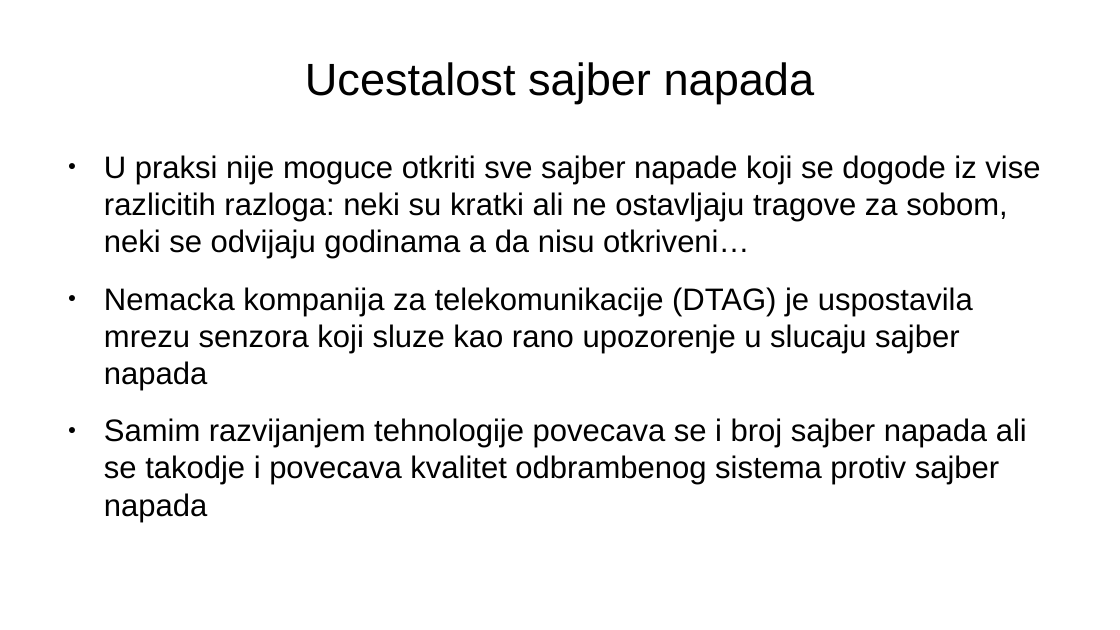
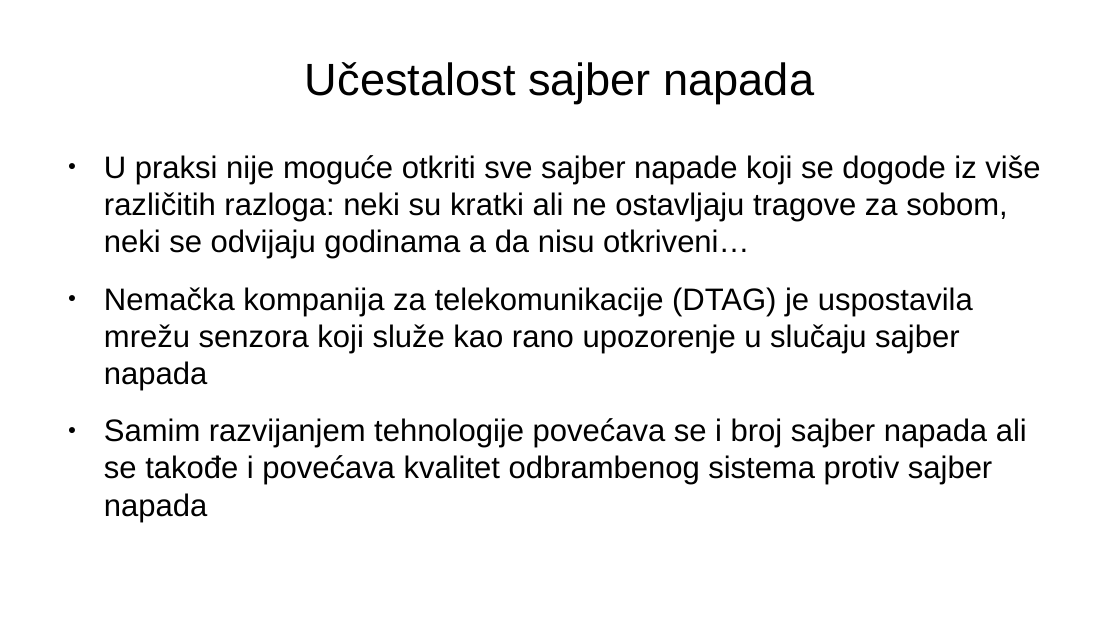
Before and after one commit to vukvuk21/RID, a slide deck: slide 4 of rid_2022_seminarski/mi19120_Luka_Vukotic/Predavanje_2/SajberRat.odp. Drawn at 1120x630 pixels with LibreOffice and Linux fonts; fonts in the diff are those of the drawing. Boxes give left, top, right and bottom in pixels: in the first picture for what was removed or moved away, otherwise in the second. Text is boxed around its words. In the diff, an @@ line names an element or a change of style, - is before the commit and + after.

```diff
--- a/rid_2022_seminarski/mi19120_Luka_Vukotic/Predavanje_2/SajberRat.odp
+++ b/rid_2022_seminarski/mi19120_Luka_Vukotic/Predavanje_2/SajberRat.odp
@@ title at [305, 62, 815, 104]: text changed @@
-Ucestalost sajber napada
+Učestalost sajber napada
@@ text at [104, 155, 1040, 522]: text changed @@
-● U praksi nije moguce otkriti sve sajber napade koji se dogode iz vise razlicitih razloga: neki su kratki ali ne ostavljaju tragove za sobom, neki se odvijaju godinama a da nisu otkriveni…
-● Nemacka kompanija za telekomunikacije (DTAG) je uspostavila mrezu senzora koji sluze kao rano upozorenje u slucaju sajber napada
-● Samim razvijanjem tehnologije povecava se i broj sajber napada ali se takodje i povecava kvalitet odbrambenog sistema protiv sajber napada
+● U praksi nije moguće otkriti sve sajber napade koji se dogode iz više različitih razloga: neki su kratki ali ne ostavljaju tragove za sobom, neki se odvijaju godinama a da nisu otkriveni…
+● Nemačka kompanija za telekomunikacije (DTAG) je uspostavila mrežu senzora koji služe kao rano upozorenje u slučaju sajber napada
+● Samim razvijanjem tehnologije povećava se i broj sajber napada ali se takođe i povećava kvalitet odbrambenog sistema protiv sajber napada
```
Also in this commit, not shown: 10 other slides changed, 5 other files.
